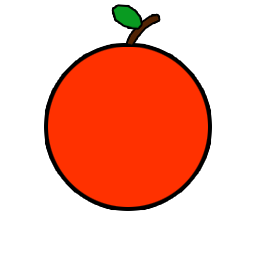
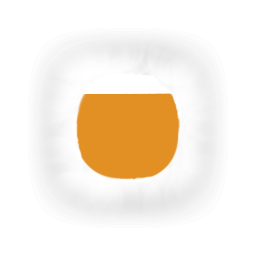
Layers edited between the first and the second 256 x 256 image:
added layer "Layer 5" above "Group 1" over [28, 28, 228, 228]
hid group "Group 1" (3 layers) over [48, 6, 208, 207]
